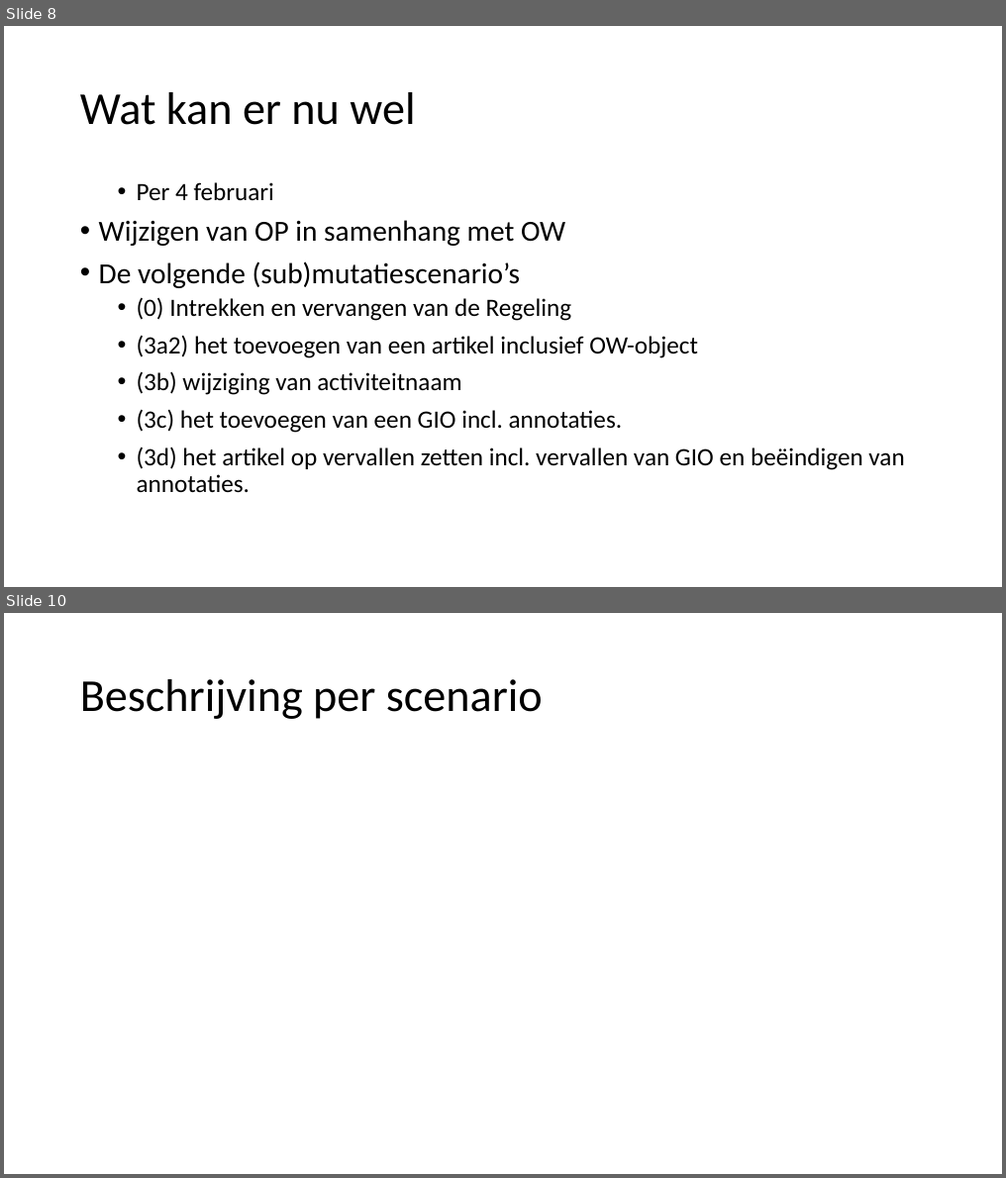
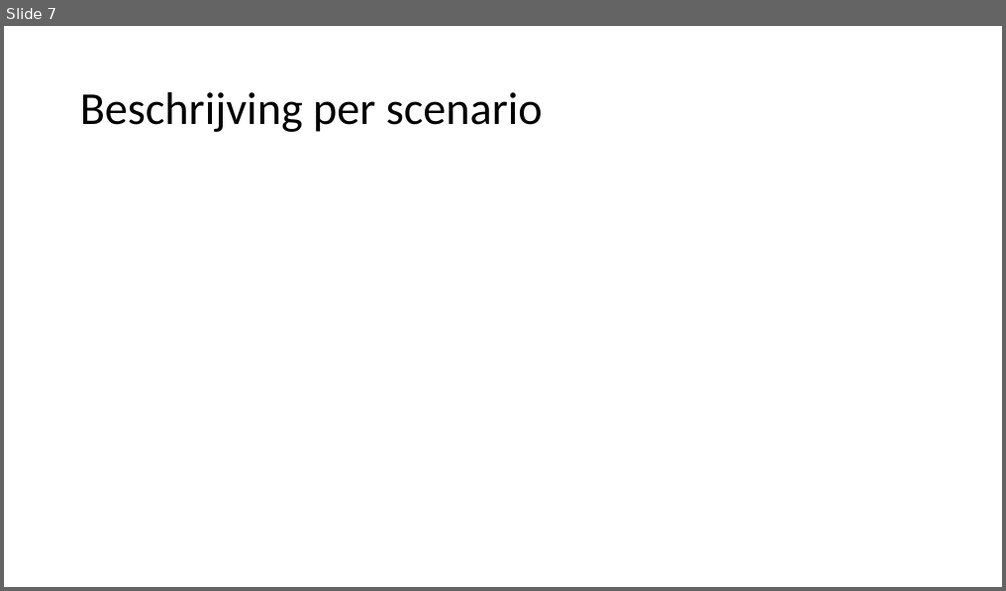
Before and after one commit to Geonovum/xml_omgevingsplan_gemeentestad, a slide deck: Submutatiescenario_s.pptx. Shown one above the other, each under a label of ours: slides 8 and 10 before the commit, slide 7 after it; the slides between them are not shown. The pictures are 1006x1178 and 1006x591 pixels, drawn with LibreOffice and Linux fonts; fonts in the diff are those of the drawing. Boxes give left, top, right and bottom in pixels: in the first picture for what was removed or moved away, otherwise in the second. Text is boxed around its words. In the diff, an @@ line names an element or a change of style, - is before the commit and + after.

Commit message:
mutatiescenario's in pptx

```diff
--- a/Submutatiescenario_s.pptx
+++ b/Submutatiescenario_s.pptx
@@ slide 8 removed at bbox=[4, 26, 1002, 587], background #FFFFFF @@
@@ title removed at bbox=[80, 92, 415, 125] @@
-Wat kan er nu wel
@@ text removed at bbox=[99, 182, 904, 493] @@
-  • Per 4 februari
-• Wijzigen van OP in samenhang met OW
-• De volgende (sub)mutatiescenario’s
-  • (0) Intrekken en vervangen van de Regeling
-    • (3a2) het toevoegen van een artikel inclusief OW-object
-    • (3b) wijziging van activiteitnaam
-    • (3c) het toevoegen van een GIO incl. annotaties.
-    • (3d) het artikel op vervallen zetten incl. vervallen van GIO en beëindigen van annotaties.
@@ what was slide 10 is now slide 7 @@
```
Also in this commit, not shown: 2 slides changed, 2 other slides removed.
